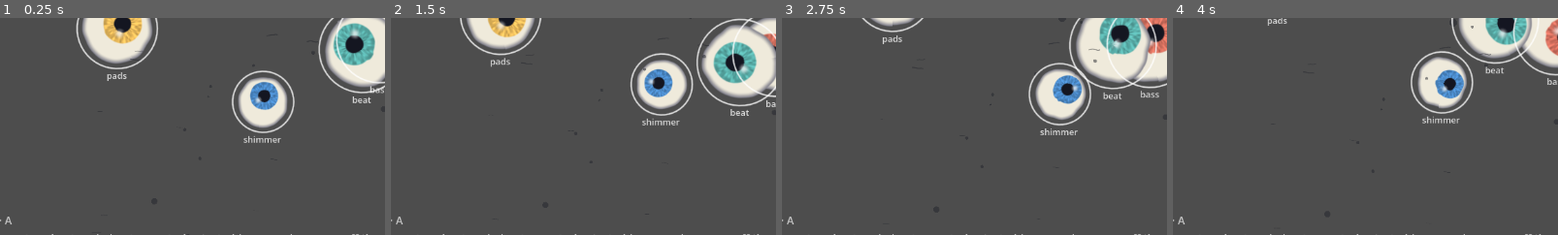
Above: before the commit, frames 1-4 (left to right).
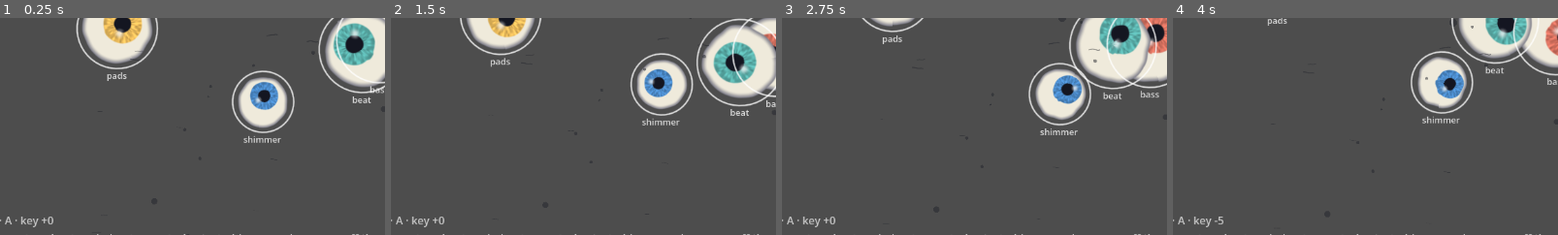
Above: after the commit, the same moments.

Repository: Luan-vP/godot-project-1
Game: Godot game, scene res://features/levels/secret_eyes/eye_band_demo.tscn
Same seed, same stepped clock (60 frames per second), same inputs: the game is played once before the commit and once after it. This scene is started directly instead of the project's main scene.
Inputs (mouse positions are % of the whole screen's width and height, from its top left):
- Up to frame 1 (0.25 s): no input
- Up to frame 2 (1.5 s): tap Enter (ui_accept) at 0.5, 0.77 s; move the mouse to (72, 45) at 0.52 s; hold Right (ui_right) 0.53-1.25 s; tap Q at 0.6 s; click (72, 45) at 0.67 s; tap E at 0.8 s; drag from (30, 55) to (45, 70) at 1.27 s
- Up to frame 3 (2.75 s): move the mouse to (60, 28) at 2.02 s; hold Right (ui_right) from 2.03 s (still down); tap Z at 2.1 s; tap X at 2.3 s
- Up to frame 4 (4 s): release Right (ui_right) at 2.75 s; drag from (45, 70) to (19, 35) at 2.77 s; move the mouse to (80, 65) at 3.52 s; hold Left (ui_left) from 3.53 s (still down); tap R at 3.6 s; tap Enter (ui_accept) at 3.77 s; tap Q at 3.8 s
The pictures show only the part of the screen within x 9-59%, y 46-96%; the shares and areas given below are measured in that part.

The runs differ from the first frame. In frame 1, 0.2% of the frame differs, in the area x 4-14%, y 91-97%; in frame 2, 0.2%; in frame 3, 0.2%; in frame 4, 0.1%.

Commit message:
Shift the eye band's key with L1/R1 and L2/R2 (#71)
L1/R1 move the key down/up a fourth and L2/R2 down/up a fifth, with
Q/E and Z/X as keyboard stand-ins. Each press is one whole interval,
applied at once through EyeBand.set_key_offset: chords, bass, arp and
melody follow from the next step and the pads re-voice straight away.
Triggers are read as analog axes with press/release hysteresis, so a
held trigger moves once. The readout shows the key relative to the
song, -5 to +6.

Co-Authored-By: Claude Opus 5.5 <noreply@anthropic.com>
Claude-Session: https://claude.ai/code/session_01BSD9HqrGZu8W1H8XTXfQmP

Diff:
--- a/features/levels/secret_eyes/eye_band_demo.gd
+++ b/features/levels/secret_eyes/eye_band_demo.gd
@@ -2,6 +2,8 @@
 ## The eye tank, with a band in it: each eye plays one part of the music while
 ## it floats clear of the walls. Tilt (arrows) or stir to push eyes against a
 ## wall and strip the arrangement back; let them drift free to fill it out.
+## L1/R1 (or Q/E) move the key down/up a fourth, L2/R2 (or Z/X) a fifth — see
+## [KeyShiftInput].
 ##
 ## Everything else — the tank, the eyes, the controls — is the secret level as
 ## it is. See [EyeBand] for how eyes become parts.
@@ -23,6 +25,7 @@
 var _band: EyeBand
 var _overlay: Node2D
 var _parts_label: Label
+var _key_shift := KeyShiftInput.new()
 
 
 func _ready() -> void:
@@ -57,6 +60,13 @@
 			eye.velocity += (centre - eye.global_position) * CENTRE_PULL * delta
 
 
+func _unhandled_input(event: InputEvent) -> void:
+	var step := _key_shift.step_for(event)
+	if step != 0:
+		_band.set_key_offset(_band.get_key_offset() + step)
+		get_viewport().set_input_as_handled()
+
+
 func _process(delta: float) -> void:
 	super(delta)
 	_overlay.queue_redraw()
@@ -67,7 +77,14 @@
 			mark = "◐"
 		parts.append("%s %s" % [mark, part])
 	_parts_label.text = (
-		"♪ %s · %s\n" % [_band.song_title(), _band.current_section()]
+		(
+			"♪ %s · %s · key %+d\n"
+			% [
+				_band.song_title(),
+				_band.current_section(),
+				KeyShiftInput.display_offset(_band.get_key_offset()),
+			]
+		)
 		+ "   ".join(parts)
 		+ "      keep eyes off the walls to hear them"
 	)
--- /dev/null
+++ b/features/levels/secret_eyes/key_shift_input.gd
@@ -0,0 +1,73 @@
+class_name KeyShiftInput
+extends RefCounted
+## Turns controller and keyboard presses into key moves for [EyeBand] (#71):
+## L1/R1 down/up a fourth, L2/R2 down/up a fifth. Each press is one whole
+## interval at once — the caller hands it straight to
+## [method EyeBand.set_key_offset], so the band is in the new key from the
+## next step.
+##
+## Keyboard equivalents, since CI and a desktop have no pad: [kbd]Q[/kbd]/
+## [kbd]E[/kbd] down/up a fourth, [kbd]Z[/kbd]/[kbd]X[/kbd] down/up a fifth.
+
+const FOURTH := 5
+const FIFTH := 7
+
+## How far an analog trigger must travel to count as a press, and how far back
+## it must come before it can press again. The gap keeps a trigger resting near
+## the threshold from firing a burst of moves.
+const TRIGGER_PRESS := 0.6
+const TRIGGER_RELEASE := 0.3
+
+const BUTTON_STEPS := {
+	JOY_BUTTON_LEFT_SHOULDER: -FOURTH,
+	JOY_BUTTON_RIGHT_SHOULDER: FOURTH,
+}
+const TRIGGER_STEPS := {
+	JOY_AXIS_TRIGGER_LEFT: -FIFTH,
+	JOY_AXIS_TRIGGER_RIGHT: FIFTH,
+}
+const KEY_STEPS := {
+	KEY_Q: -FOURTH,
+	KEY_E: FOURTH,
+	KEY_Z: -FIFTH,
+	KEY_X: FIFTH,
+}
+
+## Axis -> whether that trigger is currently past [constant TRIGGER_PRESS].
+var _trigger_down := {}
+
+
+## Semitones [param event] moves the key by, or 0 if it is not a key move.
+## Echoed keys and held buttons or triggers move only once per press.
+func step_for(event: InputEvent) -> int:
+	var button := event as InputEventJoypadButton
+	if button != null:
+		return BUTTON_STEPS.get(button.button_index, 0) if button.pressed else 0
+	var motion := event as InputEventJoypadMotion
+	if motion != null:
+		return _trigger_step(motion)
+	var key := event as InputEventKey
+	if key != null and key.pressed and not key.echo:
+		return KEY_STEPS.get(key.keycode, 0)
+	return 0
+
+
+## A trigger's step on the edge where it passes [constant TRIGGER_PRESS], and
+## 0 until it has come back under [constant TRIGGER_RELEASE].
+func _trigger_step(motion: InputEventJoypadMotion) -> int:
+	if not TRIGGER_STEPS.has(motion.axis):
+		return 0
+	var was_down: bool = _trigger_down.get(motion.axis, false)
+	if not was_down and motion.axis_value >= TRIGGER_PRESS:
+		_trigger_down[motion.axis] = true
+		return TRIGGER_STEPS[motion.axis]
+	if was_down and motion.axis_value <= TRIGGER_RELEASE:
+		_trigger_down[motion.axis] = false
+	return 0
+
+
+## [param offset] as the smallest signed move from the song's own key, -5 to
+## +6: what [method EyeBand.set_key_offset] actually applies, since it only
+## ever uses the offset's pitch class.
+static func display_offset(offset: int) -> int:
+	return posmod(offset + 5, 12) - 5
--- /dev/null
+++ b/tests/test_key_shift_input.gd
@@ -0,0 +1,72 @@
+extends GutTest
+## Covers #71: [KeyShiftInput] mapping shoulders, triggers and their keyboard
+## stand-ins to fourths and fifths, one move per press.
+
+var _input: KeyShiftInput
+
+
+func before_each() -> void:
+	_input = KeyShiftInput.new()
+
+
+func _button(index: JoyButton, pressed: bool = true) -> InputEventJoypadButton:
+	var event := InputEventJoypadButton.new()
+	event.button_index = index
+	event.pressed = pressed
+	return event
+
+
+func _trigger(axis: JoyAxis, value: float) -> InputEventJoypadMotion:
+	var event := InputEventJoypadMotion.new()
+	event.axis = axis
+	event.axis_value = value
+	return event
+
+
+func _key(keycode: Key, echo: bool = false) -> InputEventKey:
+	var event := InputEventKey.new()
+	event.keycode = keycode
+	event.pressed = true
+	event.echo = echo
+	return event
+
+
+func test_shoulders_move_a_fourth() -> void:
+	assert_eq(_input.step_for(_button(JOY_BUTTON_LEFT_SHOULDER)), -5, "L1 down a fourth")
+	assert_eq(_input.step_for(_button(JOY_BUTTON_RIGHT_SHOULDER)), 5, "R1 up a fourth")
+
+
+func test_releasing_a_shoulder_does_nothing() -> void:
+	assert_eq(_input.step_for(_button(JOY_BUTTON_RIGHT_SHOULDER, false)), 0)
+
+
+func test_triggers_move_a_fifth_once_per_pull() -> void:
+	assert_eq(_input.step_for(_trigger(JOY_AXIS_TRIGGER_RIGHT, 0.7)), 7, "R2 up a fifth")
+	assert_eq(_input.step_for(_trigger(JOY_AXIS_TRIGGER_RIGHT, 1.0)), 0, "Held: no repeat")
+	assert_eq(_input.step_for(_trigger(JOY_AXIS_TRIGGER_RIGHT, 0.5)), 0, "Not yet released")
+	assert_eq(_input.step_for(_trigger(JOY_AXIS_TRIGGER_RIGHT, 0.1)), 0, "Released")
+	assert_eq(_input.step_for(_trigger(JOY_AXIS_TRIGGER_RIGHT, 0.9)), 7, "Pulled again")
+	assert_eq(_input.step_for(_trigger(JOY_AXIS_TRIGGER_LEFT, 0.9)), -7, "L2 down a fifth")
+
+
+func test_keyboard_stand_ins_match_the_pad_and_ignore_echo() -> void:
+	assert_eq(_input.step_for(_key(KEY_Q)), -5)
+	assert_eq(_input.step_for(_key(KEY_E)), 5)
+	assert_eq(_input.step_for(_key(KEY_Z)), -7)
+	assert_eq(_input.step_for(_key(KEY_X)), 7)
+	assert_eq(_input.step_for(_key(KEY_E, true)), 0, "Key repeat is not another press")
+
+
+func test_other_input_is_not_a_key_move() -> void:
+	assert_eq(_input.step_for(_button(JOY_BUTTON_A)), 0)
+	assert_eq(_input.step_for(_trigger(JOY_AXIS_LEFT_X, 1.0)), 0)
+	assert_eq(_input.step_for(_key(KEY_R)), 0)
+
+
+func test_display_offset_is_the_smallest_signed_move() -> void:
+	assert_eq(KeyShiftInput.display_offset(0), 0)
+	assert_eq(KeyShiftInput.display_offset(5), 5, "Up a fourth")
+	assert_eq(KeyShiftInput.display_offset(7), -5, "Up a fifth is down a fourth")
+	assert_eq(KeyShiftInput.display_offset(10), -2, "Two fourths up is a tone down")
+	assert_eq(KeyShiftInput.display_offset(-5), -5)
+	assert_eq(KeyShiftInput.display_offset(6), 6)
Not shown, added: features/levels/secret_eyes/key_shift_input.gd.uid
Not shown, added: tests/test_key_shift_input.gd.uid
Not shown, changed: features/levels/secret_eyes/README.md
